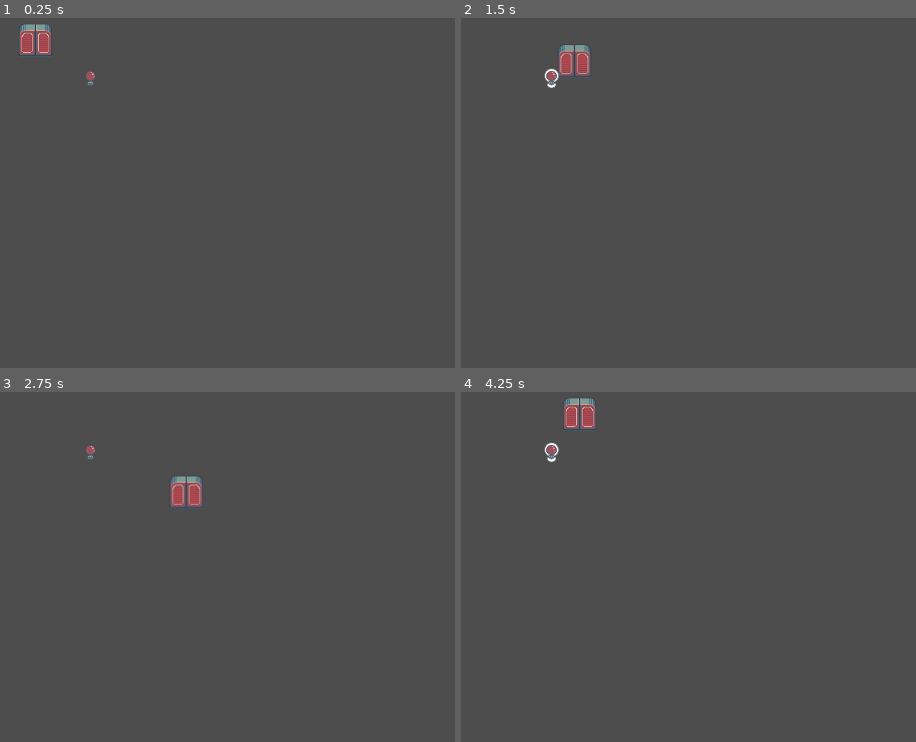
Above: before the commit, frames 1-4 (two rows, left to right).
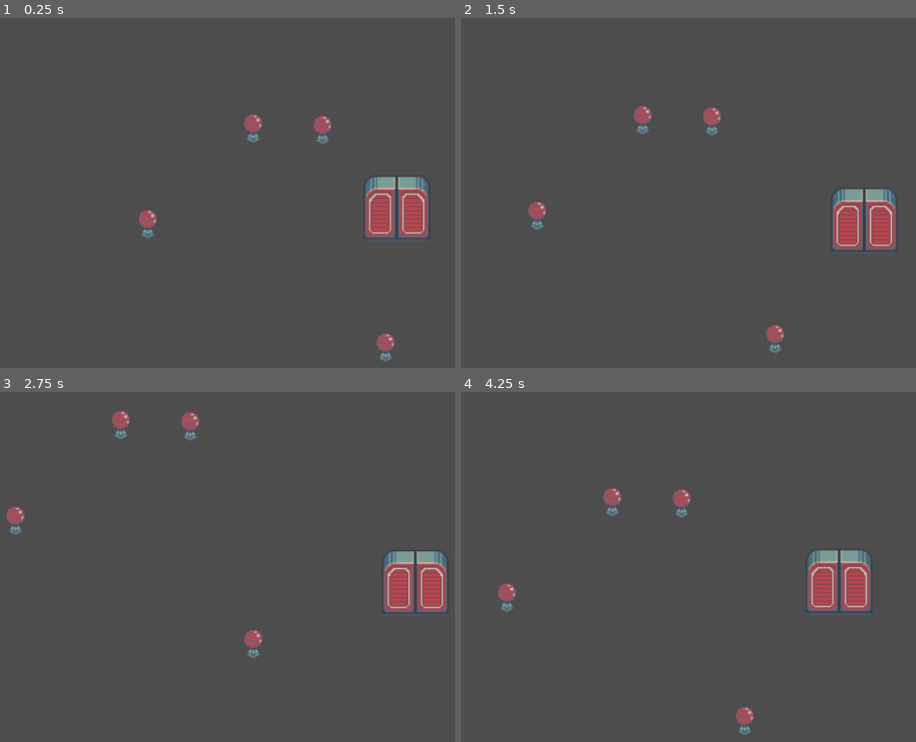
Above: after the commit, the same moments.

Repository: Tiltnick/ip2gd
Game: Godot game, scene res://scenes/test_i_scene_io.tscn
The game is run twice, just before and just after one commit, with the same random seed, the same clock (stepped at 60 frames per second) and the same inputs.
Inputs:
- Up to frame 1 (0.25 s): no input
- Up to frame 2 (1.5 s): tap Enter at 0.5 s; hold D (move_right) 0.53-1.28 s; hold S (move_down) from 1.28 s (still down)
- Up to frame 3 (2.75 s): release S (move_down) at 2.03 s; hold D (move_right) from 2.03 s (still down)
- Up to frame 4 (4.25 s): release D (move_right) at 2.78 s; hold W (move_up) 2.78-3.53 s; hold A (move_left) from 3.53 s (still down)

The runs differ from the first frame. In frame 1, 3.8% of the frame differs, in the area x 4-95%, y 1-98%; in frame 2, 3.8%; in frame 3, 3.7%; in frame 4, 3.9%, in the area x 8-91%, y 1-98%.

Commit message:
player & objects have physics
players cannot walk into objects or go through them

Diff:
--- a/scenes/interactable_object.tscn
+++ b/scenes/interactable_object.tscn
@@ -6,6 +6,10 @@
 
 [sub_resource type="ShaderMaterial" id="ShaderMaterial_35x0o"]
 shader = ExtResource("2_ieyjc")
+
+[sub_resource type="CapsuleShape2D" id="CapsuleShape2D_1t2qe"]
+radius = 12.0
+height = 50.0
 
 [sub_resource type="CircleShape2D" id="CircleShape2D_ieyjc"]
 radius = 40.0
@@ -16,20 +20,27 @@
 [node name="Outline" type="Sprite2D" parent="."]
 visible = false
 material = SubResource("ShaderMaterial_35x0o")
-scale = Vector2(1.3, 1.3)
+scale = Vector2(2.3, 2.3)
 texture = ExtResource("2_1t2qe")
 region_enabled = true
 region_rect = Rect2(96, 0, 32, 32)
 
 [node name="Sprite2D" type="Sprite2D" parent="."]
+scale = Vector2(2, 2)
 texture = ExtResource("2_1t2qe")
 region_enabled = true
 region_rect = Rect2(96, 0, 32, 32)
+
+[node name="StaticBody2D" type="StaticBody2D" parent="."]
+
+[node name="CollisionShape2D" type="CollisionShape2D" parent="StaticBody2D"]
+shape = SubResource("CapsuleShape2D_1t2qe")
 
 [node name="Area2D" type="Area2D" parent="."]
 collision_layer = 2
 
 [node name="CollisionShape2D" type="CollisionShape2D" parent="Area2D"]
+scale = Vector2(1.5, 1.5)
 shape = SubResource("CircleShape2D_ieyjc")
 
 [connection signal="body_entered" from="Area2D" to="." method="_on_area_2d_body_entered"]
--- a/scenes/player_io.tscn
+++ b/scenes/player_io.tscn
@@ -4,7 +4,7 @@
 [ext_resource type="Texture2D" uid="uid://g3lq2jc4484f" path="res://assets/sprites/animation/anim_door_Sheet_3-Sheet.png" id="2_388kp"]
 
 [sub_resource type="RectangleShape2D" id="RectangleShape2D_iqs4m"]
-size = Vector2(47.5, 47)
+size = Vector2(92, 93)
 
 [node name="Player_IO" type="Node2D"]
 
@@ -12,10 +12,14 @@
 script = ExtResource("2_1pf1e")
 
 [node name="CollisionShape2D" type="CollisionShape2D" parent="CharacterBody2D"]
-position = Vector2(-2.25, -2.5)
+position = Vector2(-3, -6.5)
 shape = SubResource("RectangleShape2D_iqs4m")
 
 [node name="Sprite2D" type="Sprite2D" parent="CharacterBody2D"]
+scale = Vector2(2, 2)
 texture = ExtResource("2_388kp")
 region_enabled = true
 region_rect = Rect2(-6, 10, 96, 64)
+
+[node name="Camera2D" type="Camera2D" parent="CharacterBody2D"]
+position_smoothing_enabled = true
--- a/scenes/test_i_scene_io.tscn
+++ b/scenes/test_i_scene_io.tscn
@@ -6,7 +6,16 @@
 [node name="TestISceneIO" type="Node2D"]
 
 [node name="Player_IO" parent="." instance=ExtResource("1_oy0ge")]
-position = Vector2(53, 79)
+position = Vector2(580, 324)
 
 [node name="InteractableObject" parent="." instance=ExtResource("2_tpkr7")]
-position = Vector2(130, 130)
+position = Vector2(216, 338)
+
+[node name="InteractableObject2" parent="." instance=ExtResource("2_tpkr7")]
+position = Vector2(368, 200)
+
+[node name="InteractableObject3" parent="." instance=ExtResource("2_tpkr7")]
+position = Vector2(559, 516)
+
+[node name="InteractableObject4" parent="." instance=ExtResource("2_tpkr7")]
+position = Vector2(468, 202)
Not shown: 1 places in scenes/interactable_object.tscn that only renumber resources
